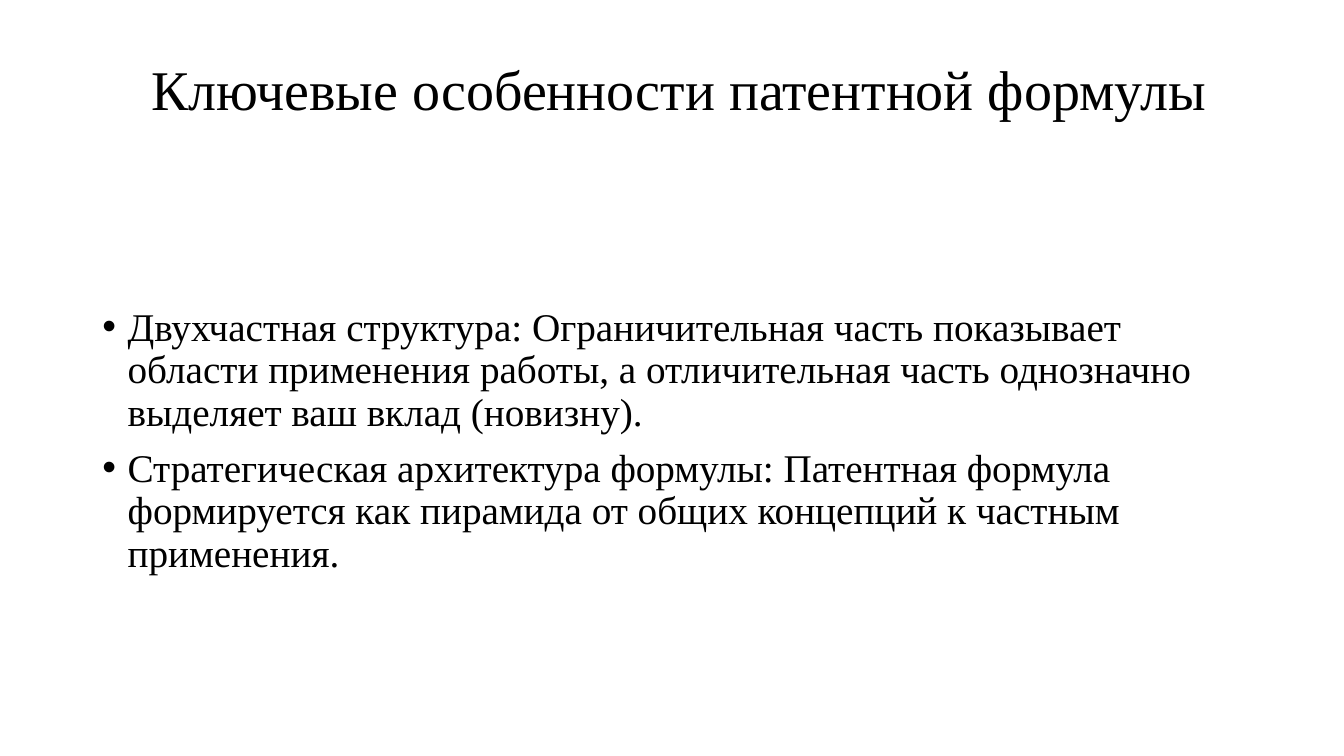
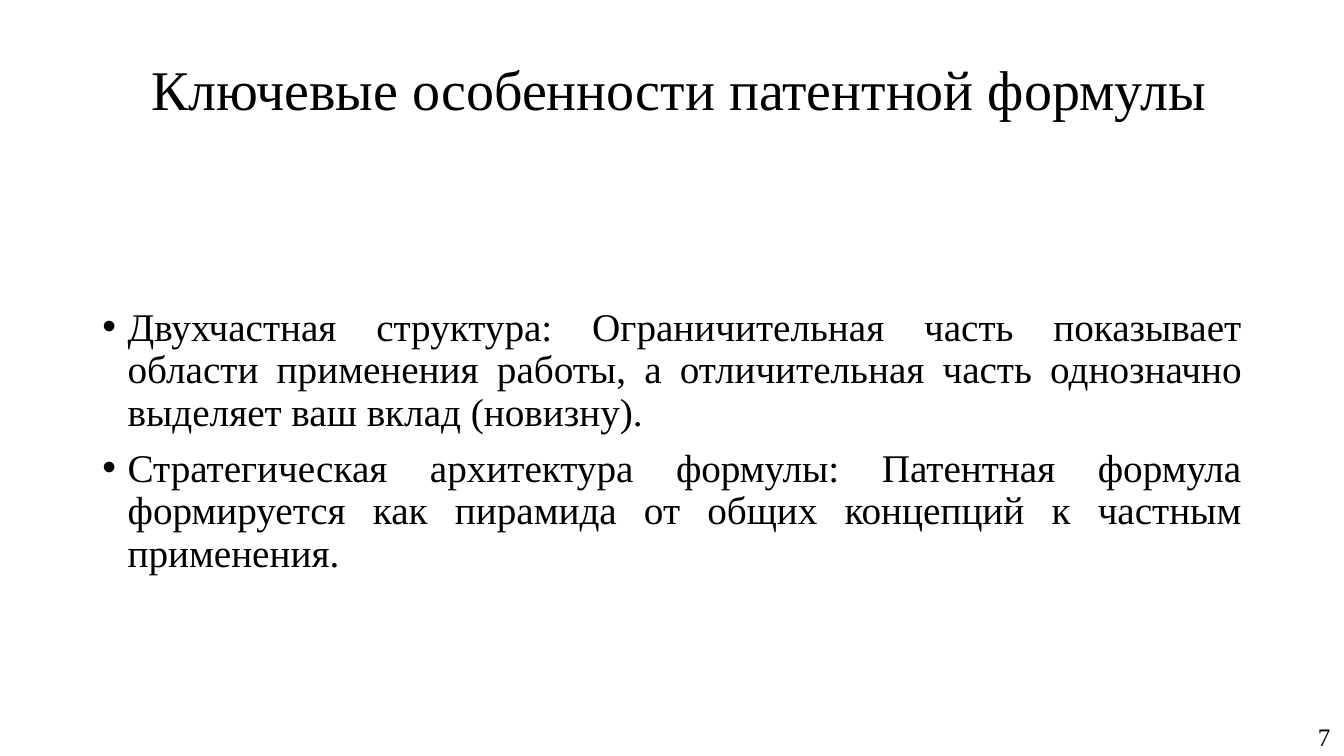
Before and after one commit to KeroDeep/Education, a slide deck: slide 7 of Novosibirsk_State_University/Дипломная работа/Доклады/Презентация.pptx. Drawn at 1344x756 pixels with LibreOffice and Linux fonts; fonts in the diff are those of the drawing. Boxes give left, top, right and bottom in pixels: in the first picture for what was removed or moved away, otherwise in the second. Text is boxed around its words. In the diff, an @@ line names an element or a change of style, - is before the commit and + after.

```diff
--- a/Novosibirsk_State_University/Дипломная работа/Доклады/Презентация.pptx
+++ b/Novosibirsk_State_University/Дипломная работа/Доклады/Презентация.pptx
@@ text "Двухчастная структура: Ограничительная часть показывает ..." at (128,315,1242,574): alignment left to justified @@
@@ text added at (1318,729,1331,746), 18 pt, text #000000 @@
+7
```
Also in this commit, not shown: 8 other slides changed, 15 other files.
